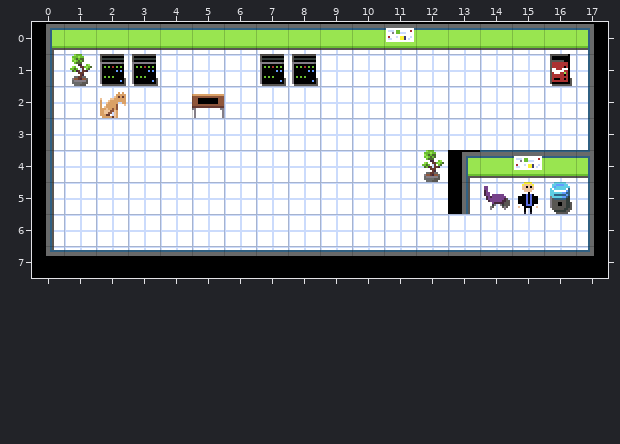
Tiled map: src/assets/tilemaps/map4.tmx. This is how it looked before the edit.
Cells are 16x16 px. Shown: x 0..17, y 0..7.
After:
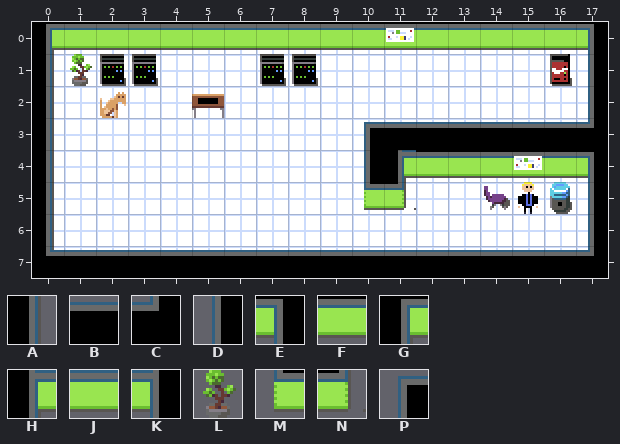
Key: from "main": A 1, B 3, C 4, D 5, E 6, F 7, G 8, H 16, J 17, K 20, L 30, M 38, N 39, P 40.
_ is an empty cell.
Tiles replaced or removed in this view: A, D, G, J, K, L.
Author's note on the commit: mur moins cradasse
Diff:
Changed rows in their new state; . is an unchanged cell.
Layer "walls":
first column x 10:
3 PBBBBBBC
4 DHFFFFFE
5 MN._....
Changed places in both pictures, as pixel boxes (x1, y1, x2, y2):
changed: (364, 122, 594, 214)
